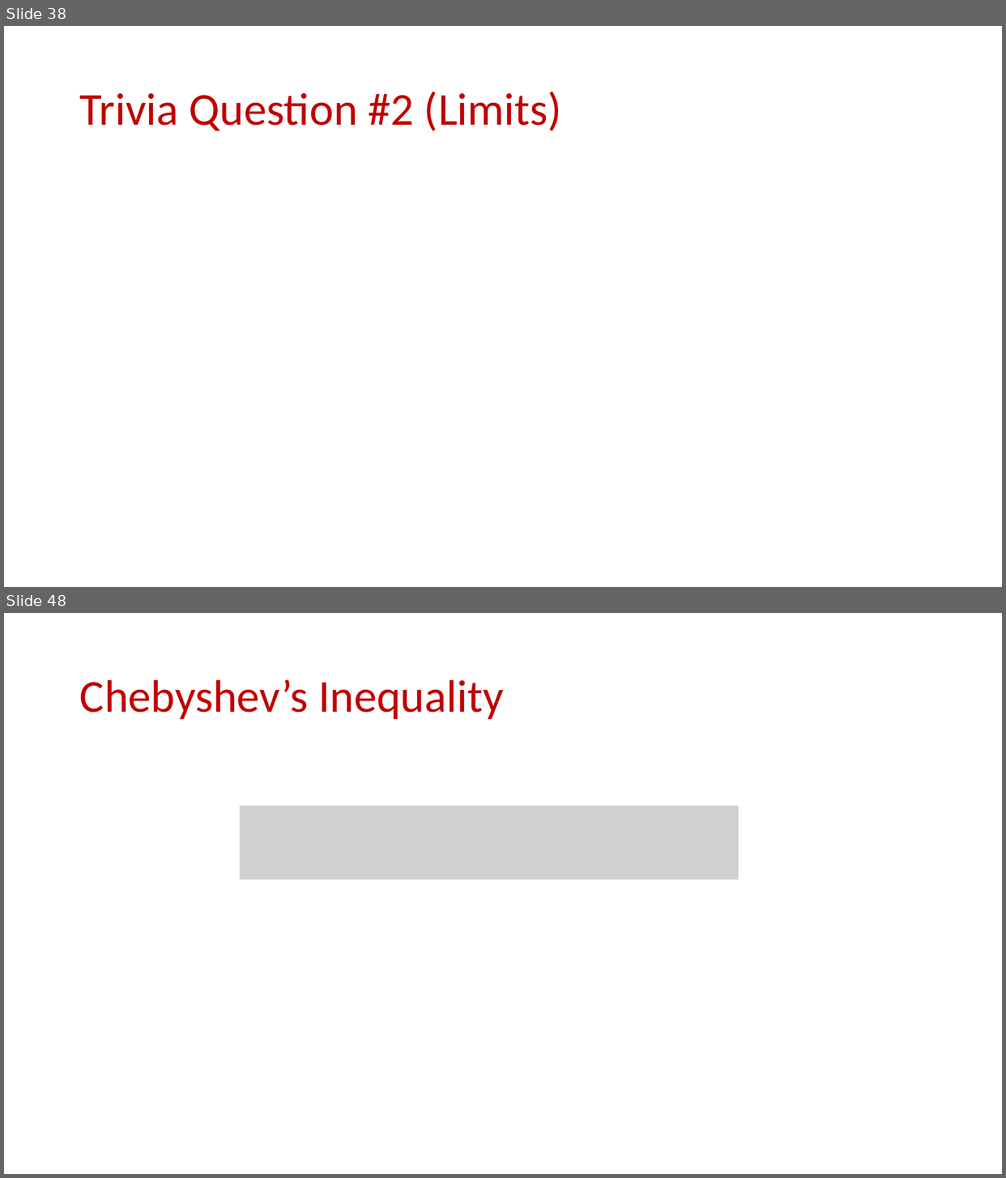
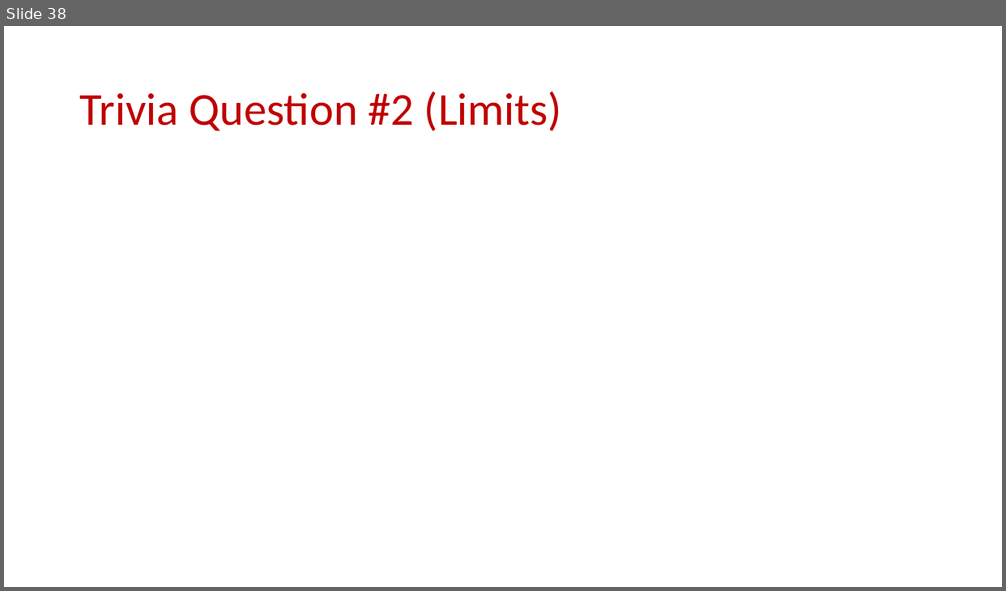
Before and after one commit to samsonzhou/samsonzhou.github.io, a slide deck: CSCE689-23/L2.pptx. Shown one above the other, each under a label of ours: slides 38 and 48 before the commit, slide 38 after it; the slides between them are not shown. The pictures are 1006x1178 and 1006x591 pixels, drawn with LibreOffice and Linux fonts; fonts in the diff are those of the drawing; grey boxes stand for pictures. Boxes give left, top, right and bottom in pixels: in the first picture for what was removed or moved away, otherwise in the second. Text is boxed around its words. In the diff, an @@ line names an element or a change of style, - is before the commit and + after.

```diff
--- a/CSCE689-23/L2.pptx
+++ b/CSCE689-23/L2.pptx
@@ slide 48 removed at [4,613,1002,1174], background #FFFFFF @@
@@ title removed at [80,679,503,719] @@
-Chebyshev’s Inequality
@@ picture removed at [240,806,739,880] @@
```
Also in this commit, not shown: 9 other slides removed, 4 other files.
